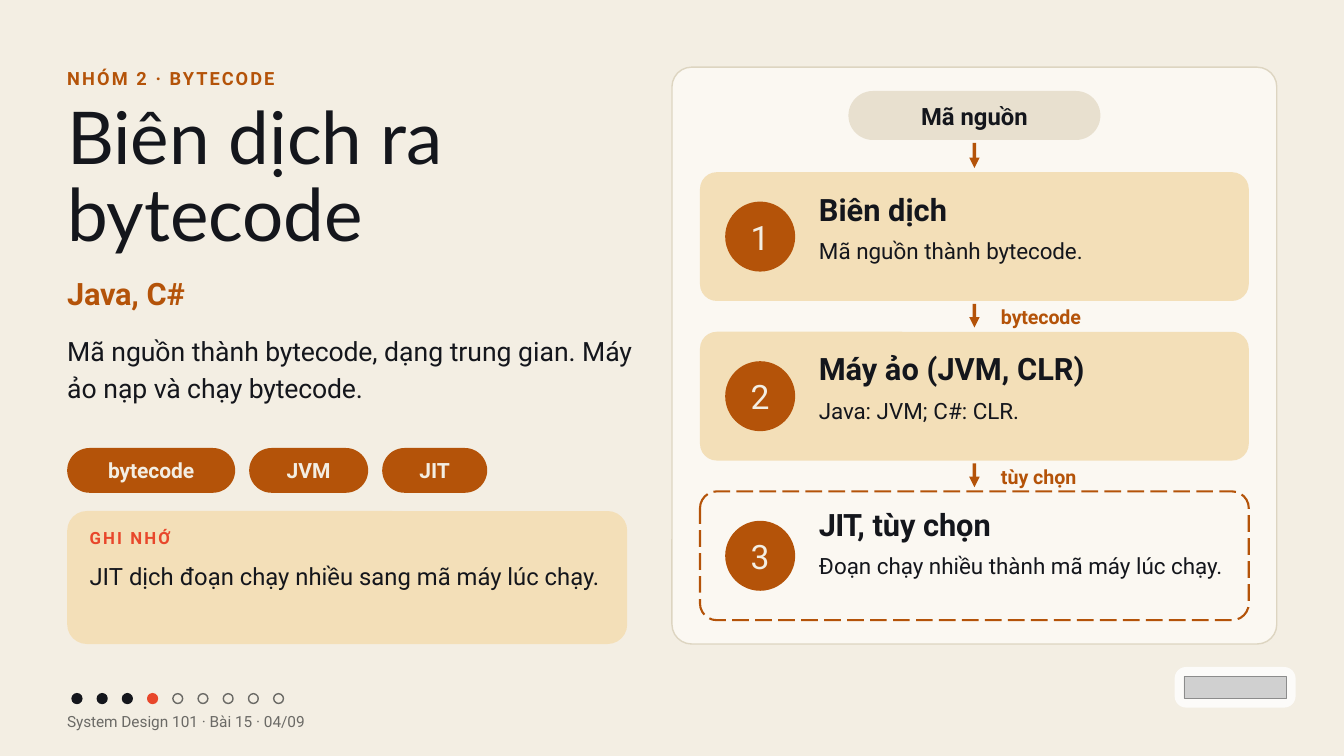
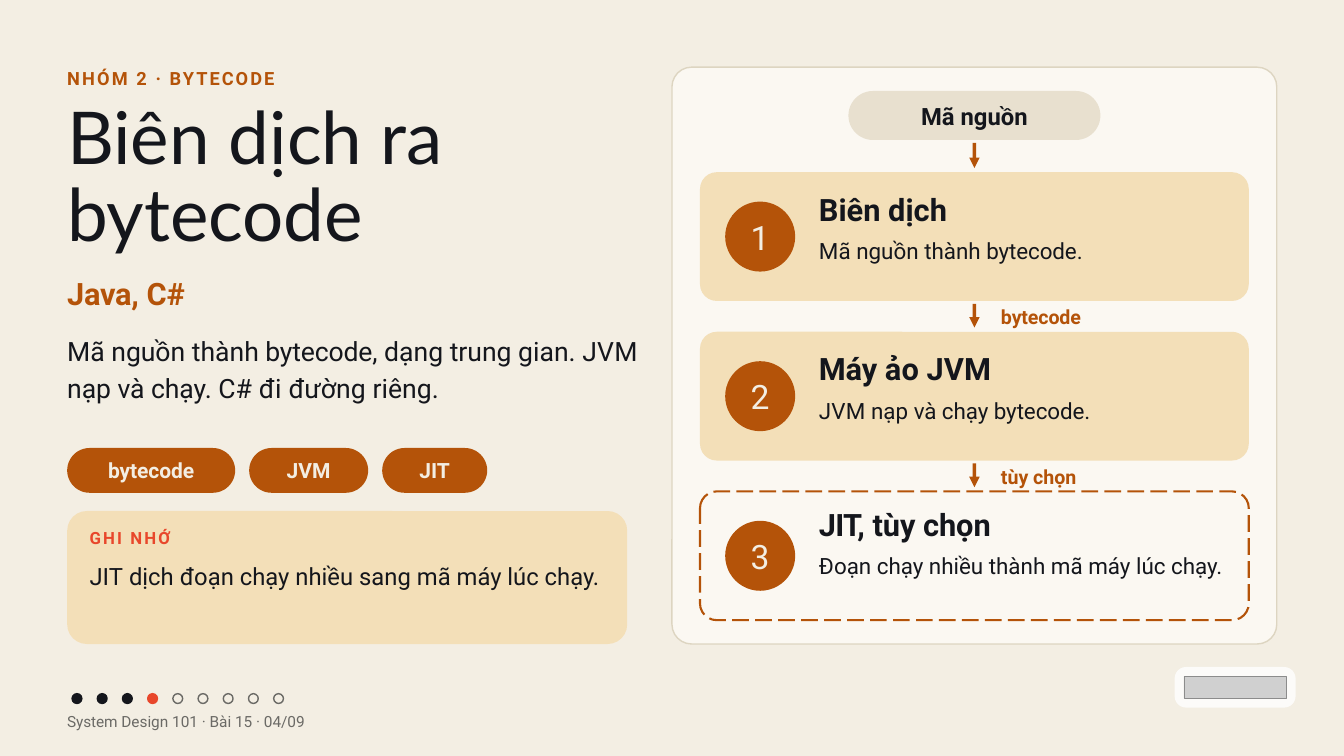
Before and after one commit to vohoailinh90/tool-marketing-studio, a slide deck: slide 4 of system-design-101/vi/lessons/sd-10-015/slides/sd-10-015.pptx. Drawn at 1344x756 pixels with LibreOffice and Linux fonts; fonts in the diff are those of the drawing; grey boxes stand for pictures. Boxes give left, top, right and bottom in pixels: in the first picture for what was removed or moved away, otherwise in the second. Text is boxed around its words. In the diff, an @@ line names an element or a change of style, - is before the commit and + after.

```diff
--- a/system-design-101/vi/lessons/sd-10-015/slides/sd-10-015.pptx
+++ b/system-design-101/vi/lessons/sd-10-015/slides/sd-10-015.pptx
@@ text at [67,339,637,404]: text changed @@
-Mã nguồn thành bytecode, dạng trung gian. Máy ảo nạp và chạy bytecode.
+Mã nguồn thành bytecode, dạng trung gian. JVM nạp và chạy. C# đi đường riêng.
@@ text at [819,355,991,387]: text changed @@
-Máy ảo (JVM, CLR)
+Máy ảo JVM
@@ text at [819,402,1090,424]: text changed @@
-Java: JVM; C#: CLR.
+JVM nạp và chạy bytecode.
```
Also in this commit, not shown: 1 other slide changed, 4 other files.
